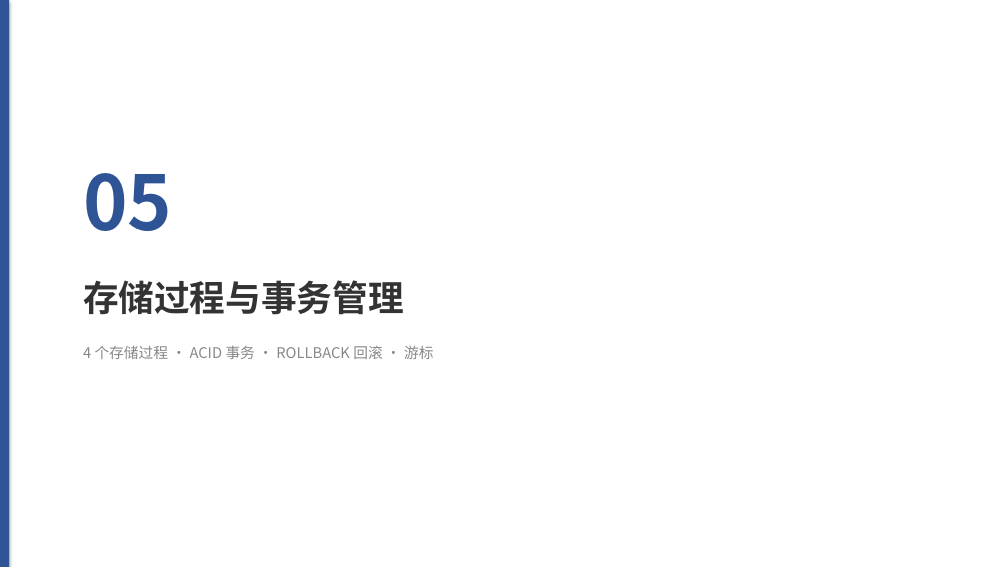
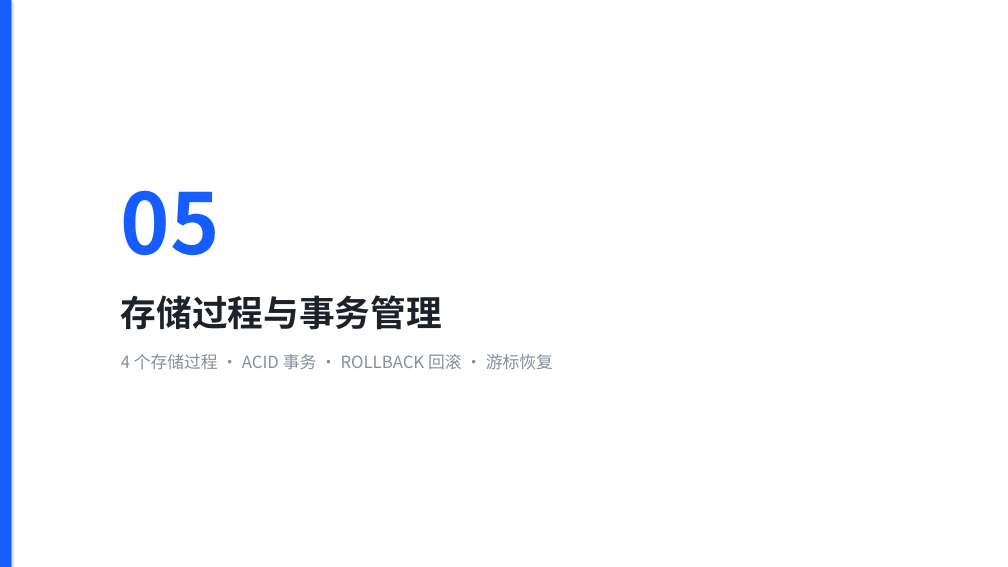
Before and after one commit to sou1maker/database, a slide deck: slide 29 of 校园外卖两段式配送系统_答辩汇报.pptx (slide 25 before the commit). Drawn at 1008x567 pixels with LibreOffice and Linux fonts; fonts in the diff are those of the drawing. Boxes give left, top, right and bottom in pixels: in the first picture for what was removed or moved away, otherwise in the second. Text is boxed around its words. In the diff, an @@ line names an element or a change of style, - is before the commit and + after.

```diff
--- a/校园外卖两段式配送系统_答辩汇报.pptx
+++ b/校园外卖两段式配送系统_答辩汇报.pptx
@@ rectangle at (x1=0, y1=0, x2=11, y2=567): fill #2F5496 to #165DFF @@
@@ text "05" moved from (x1=83, y1=173, x2=172, y2=231) to (x1=121, y1=190, x2=220, y2=255) @@
@@ text "05" at (x1=121, y1=190, x2=220, y2=255): size 72 to 80 pt, text colour #2F5496 to #165DFF @@
@@ text "存储过程与事务管理" moved from (x1=83, y1=280, x2=404, y2=315) to (x1=121, y1=295, x2=442, y2=330) @@
@@ text "存储过程与事务管理" at (x1=121, y1=295, x2=442, y2=330): text colour #333333 to #1D2129 @@
@@ text at (x1=121, y1=354, x2=553, y2=370): text changed; size 14 to 16 pt; text colour #888888 to #86909C @@
-4 个存储过程 · ACID 事务 · ROLLBACK 回滚 · 游标
+4 个存储过程 · ACID 事务 · ROLLBACK 回滚 · 游标恢复
```
Also in this commit, not shown: 32 other slides changed, 14 slides added, 9 slides removed, 1 other file.
